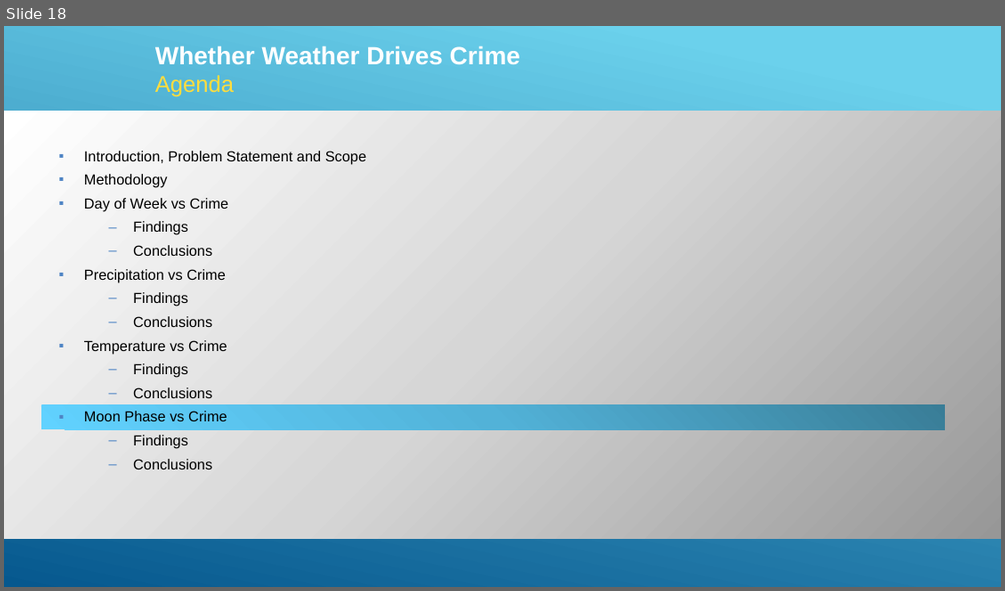
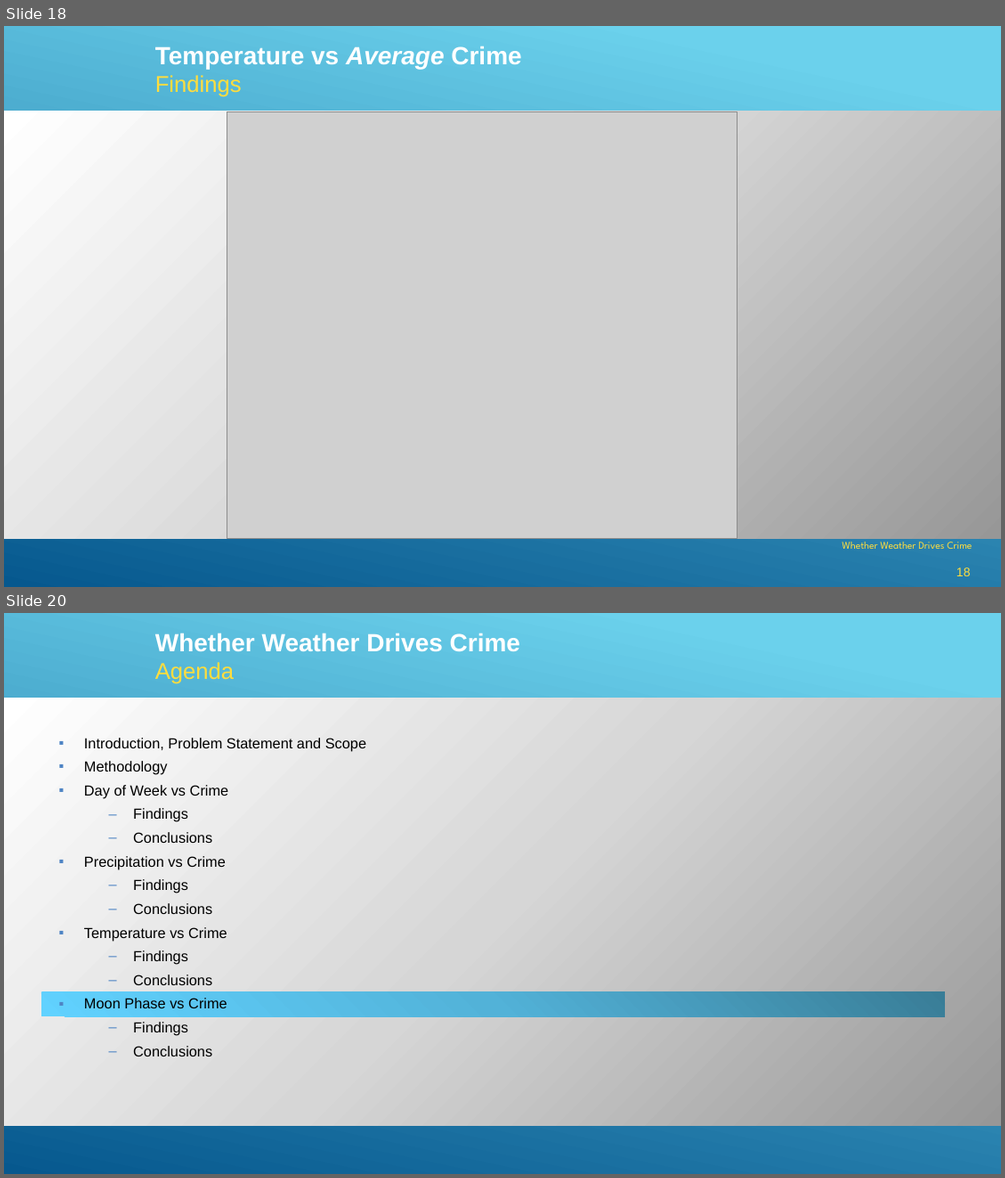
Before and after one commit to minnawoo/Whether-Weather-Drives-Crime, a slide deck: Whether Weather Drives Crime.pptx. Shown one above the other, each under a label of ours: slide 18 before the commit, slides 18 and 20 after it; the slides between them are not shown. The pictures are 1005x591 and 1005x1178 pixels, drawn with LibreOffice and Linux fonts; fonts in the diff are those of the drawing; grey boxes stand for pictures. Boxes give left, top, right and bottom in pixels: in the first picture for what was removed or moved away, otherwise in the second. Text is boxed around its words. In the diff, an @@ line names an element or a change of style, - is before the commit and + after.

```diff
--- a/Whether Weather Drives Crime.pptx
+++ b/Whether Weather Drives Crime.pptx
@@ slide 18 added at [4,26,1001,587], background gradient #6ED2EB to #06588E; not listed: 5 template elements that a slide beside it also shows @@
@@ text added at [155,46,521,97], 24 pt, text #FFFFFF, bold @@
+Temperature vs Average Crime
+Findings
@@ rectangle added at [4,111,1001,539], fill gradient #979797 to #D7D7D7 to #FFFFFF @@
@@ picture added at [227,111,736,539] @@
@@ text added at [841,538,971,548], 10 pt, text #FFDD3E @@
+Whether Weather Drives Crime
@@ page number added at [956,567,971,576], 12 pt, text #FFDD3E @@
+18
@@ what was slide 18 is now slide 20 @@
```
Also in this commit, not shown: 2 slides changed, 1 other slide added, 1 other file.
